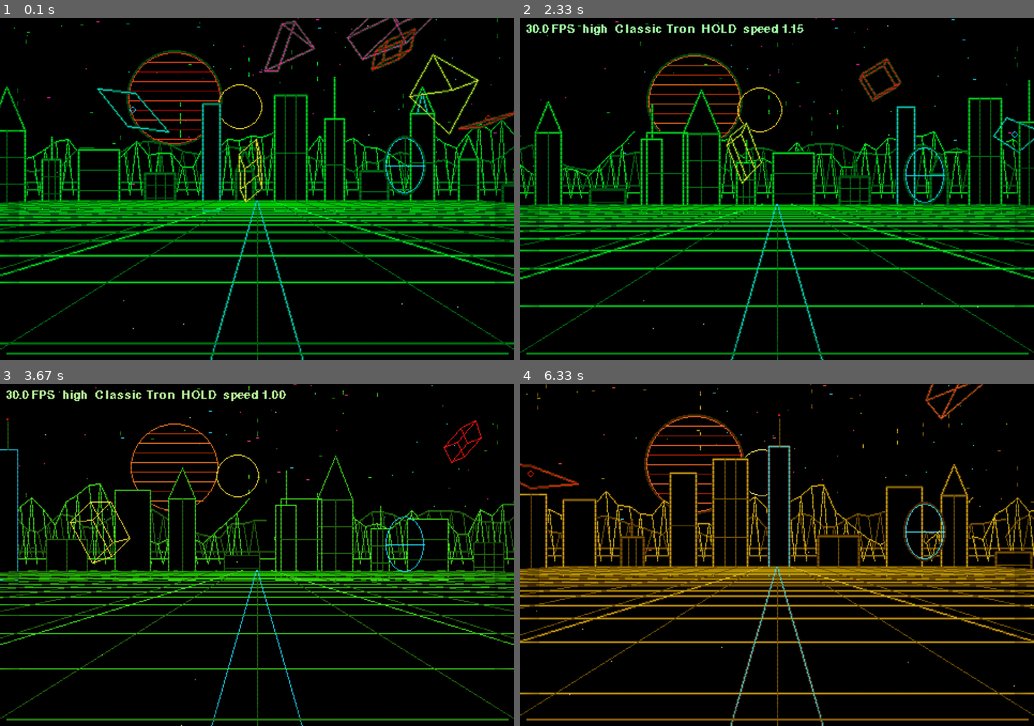
Above: before the commit, frames 1-4 (two rows, left to right).
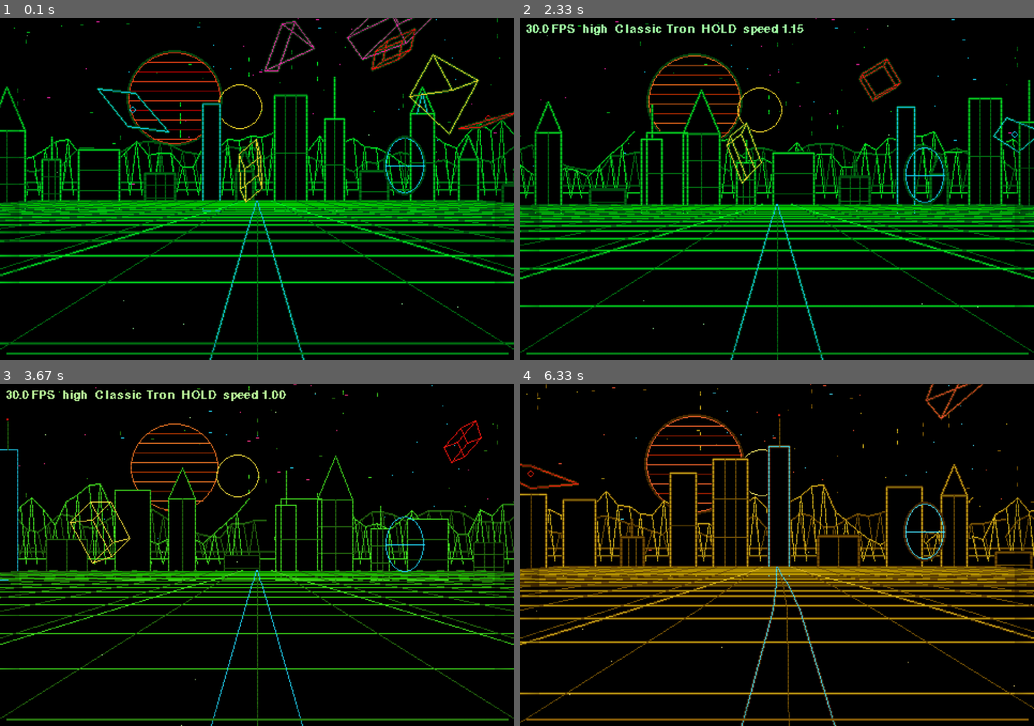
Above: after the commit, the same moments.

Repository: tatosgames/supertronicopygame
Game: pygame game, started from main.py
The game is run twice, just before and just after one commit, with the same random seed, the same clock (stepped at 60 frames per second) and the same inputs.
Inputs:
- Up to frame 1 (0.1 s): no input
- Up to frame 2 (2.33 s): hold Up 0.33-0.8 s; hold D 0.33-0.8 s; tap one key every 0.33 s from 0.83 s: Space F C V Right
- Up to frame 3 (3.67 s): tap G at 2.5 s; tap Down at 2.83 s
- Up to frame 4 (6.33 s): tap Up at 3.67 s; tap Left at 4 s; hold S 4.83-5.3 s; hold D 5.33-5.97 s; tap F at 5.4, 5.7, 6.07 s; tap G at 5.48 s; hold S from 6 s (still down); tap V at 6.15 s

The runs differ from the first frame. In frame 1, 1.3% of the frame differs, in the area x 0-100%, y 53-100%; in frame 2, 1.3%; in frame 3, 1.2%; in frame 4, 4.7%.

Commit message:
Add curved grid motion and visual distortion

Diff:
--- a/app.py
+++ b/app.py
@@ -6,7 +6,7 @@
 from microphone import Microphone
 from renderers.actors import DroneRenderer, PortalRenderer
 from renderers.background import BackgroundRenderer
-from renderers.core import LineBatch, Projection, blend_palette, smoothstep
+from renderers.core import LineBatch, Projection, VectorDistortion, blend_palette, smoothstep
 from renderers.effects import FXRenderer
 from renderers.landscape import CityRenderer, GridRenderer, SunRenderer, TerrainRenderer
 
@@ -22,10 +22,12 @@
         self.window = pygame.display.set_mode((config.width * config.scale, config.height * config.scale), flags)
         pygame.mouse.set_visible(False)
         self.surface = pygame.Surface((config.width, config.height)).convert()
+        self.scene_surface = pygame.Surface((config.width, config.height)).convert()
         self.clock = pygame.time.Clock()
         self.font = pygame.font.Font(None, 16)
         self.projection = Projection(config)
         self.batch = LineBatch()
+        self.vector_distortion = VectorDistortion(config)
         self.background = BackgroundRenderer(config)
         self.grid = GridRenderer(config)
         self.terrain = TerrainRenderer(config)
@@ -87,6 +89,8 @@
                 self.config.scanlines = not self.config.scanlines
             elif event.key == pygame.K_g:
                 self.config.glow = not self.config.glow
+            elif event.key == pygame.K_d:
+                self.config.vector_distortion = not self.config.vector_distortion
             elif event.key == pygame.K_c:
                 self.start_palette_transition(self.config.palette_index + 1)
             elif event.key == pygame.K_v:
@@ -104,6 +108,7 @@
 
     def update(self, dt: float) -> None:
         self.microphone.update(dt)
+        self.grid.update(dt)
         self.city.update_transition(dt)
         self.terrain.update_transition(dt)
         features = self.microphone.features
@@ -139,18 +144,23 @@
 
     def draw(self) -> None:
         palette = self.config.palette
-        self.surface.fill(palette.background)
+        scene = self.scene_surface
+        scene.fill(palette.background)
         self.projection.refresh()
         self.batch.clear()
-        self.background.draw(self.surface, self.elapsed)
-        self.sun.draw(self.surface, self.elapsed)
-        self.terrain.draw(self.surface, self.elapsed)
-        self.city.draw(self.surface, self.projection, self.elapsed, self.batch)
-        self.grid.draw(self.surface, self.projection, self.elapsed, self.batch)
-        self.drones.draw(self.surface, self.projection, self.elapsed, self.batch)
-        self.batch.draw(self.surface, self.config.glow, palette.glow, self.config.audio_onset)
-        self.portals.draw(self.surface, self.projection, self.elapsed)
-        self.fx.draw(self.surface, self.elapsed)
+        self.background.draw(scene, self.elapsed)
+        self.sun.draw(scene, self.elapsed)
+        self.terrain.draw(scene, self.elapsed)
+        self.city.draw(scene, self.projection, self.elapsed, self.batch)
+        self.grid.draw(scene, self.projection, self.elapsed, self.batch)
+        self.drones.draw(scene, self.projection, self.elapsed, self.batch)
+        self.batch.draw(scene, self.config.glow, palette.glow, self.config.audio_onset)
+        self.portals.draw(scene, self.projection, self.elapsed)
+        self.fx.draw(scene, self.elapsed)
+        if self.config.vector_distortion and self.config.audio_onset > 0.0:
+            self.vector_distortion.draw(scene, self.surface, palette.background, self.elapsed, self.config.audio_onset)
+        else:
+            self.surface.blit(scene, (0, 0))
         self.draw_vu_meter()
         self.draw_fps()
         pygame.transform.scale(self.surface, self.window.get_size(), self.window)
--- a/cli.py
+++ b/cli.py
@@ -34,6 +34,7 @@
         config.star_count = 46
         config.data_column_count = 10
         config.grid_z_far = 32.0
+        config.grid_curve_segments = 3
     elif config.profile == "minimal":
         config.glow = False
         config.scanlines = False
@@ -44,3 +45,4 @@
         config.star_count = 22
         config.data_column_count = 5
         config.grid_z_far = 26.0
+        config.grid_curve_segments = 3
--- a/config.py
+++ b/config.py
@@ -101,6 +101,8 @@
 
     scanlines: bool = True
     glow: bool = True
+    vector_distortion: bool = False
+    vector_distortion_max_pixels: int = 10
     flicker: bool = True
     show_fps: bool = False
     auto_variation: bool = True
@@ -119,6 +121,10 @@
     grid_z_far: float = 38.0
     # Slower base motion makes bass-driven acceleration easier to perceive.
     grid_scroll_rate: float = 1.9
+    grid_curve_max_pixels: float = 42.0
+    grid_curve_change_interval: float = 9.0
+    grid_curve_response: float = 0.55
+    grid_curve_segments: int = 5
 
     mountain_count: int = 46
     city_count: int = 24
--- a/renderers/core.py
+++ b/renderers/core.py
@@ -1,3 +1,5 @@
+import math
+
 import pygame
 
 from config import Config, Palette
@@ -98,3 +100,40 @@
                     pygame.draw.line(surface, glow_color, a, b, glow_width)
         for a, b, color, _ in self.lines:
             pygame.draw.line(surface, color, a, b, 1)
+
+
+class VectorDistortion:
+    """Apply a bounded, audio-triggered CRT-style warp in fixed-size bands."""
+
+    def __init__(self, config: Config, band_height: int = 20) -> None:
+        self.config = config
+        self.band_height = band_height
+
+    def offsets(self, t: float, audio_pulse: float) -> list[int]:
+        """Return deterministic horizontal offsets, bounded by the configured limit."""
+        amplitude = int(round(self.config.vector_distortion_max_pixels * clamp(audio_pulse, 0.0, 1.0)))
+        band_count = math.ceil(self.config.height / self.band_height)
+        if amplitude == 0:
+            return [0] * band_count
+
+        return [
+            int(round(amplitude * (
+                math.sin(t * 31.0 + band * 1.71)
+                + 0.42 * math.sin(t * 57.0 + band * 0.63)
+            ) / 1.42))
+            for band in range(band_count)
+        ]
+
+    def draw(
+        self,
+        source: pygame.Surface,
+        target: pygame.Surface,
+        background: tuple[int, int, int],
+        t: float,
+        audio_pulse: float,
+    ) -> None:
+        target.fill(background)
+        for band, offset in enumerate(self.offsets(t, audio_pulse)):
+            y = band * self.band_height
+            height = min(self.band_height, self.config.height - y)
+            target.blit(source, (offset, y), pygame.Rect(0, y, self.config.width, height))
--- a/renderers/landscape.py
+++ b/renderers/landscape.py
@@ -5,12 +5,59 @@
 import pygame
 
 from config import Config
-from renderers.core import LineBatch, Point, Projection, blend_color, mix_color
+from renderers.core import LineBatch, Point, Projection, blend_color, clamp, mix_color
 
 
 class GridRenderer:
     def __init__(self, config: Config) -> None:
         self.config = config
+        self._rng = random.Random(config.seed + 808)
+        self.turn_current = 0.0
+        self.turn_target = self._rng.choice((-0.8, -0.55, 0.0, 0.55, 0.8))
+        self._turn_elapsed = 0.0
+        self._next_turn_change = config.grid_curve_change_interval * 0.6
+
+    def update(self, dt: float) -> None:
+        dt = max(0.0, dt)
+        self._turn_elapsed += dt
+        if self._turn_elapsed >= self._next_turn_change:
+            self.turn_target = self._rng.choice((-0.8, -0.55, 0.0, 0.55, 0.8))
+            self._next_turn_change += self.config.grid_curve_change_interval * self._rng.uniform(0.75, 1.25)
+        response = min(1.0, dt * self.config.grid_curve_response)
+        self.turn_current += (self.turn_target - self.turn_current) * response
+
+    def _project_curved(self, projection: Projection, x: float, floor_y: float, z: float) -> Point | None:
+        point = projection.project(x, floor_y, z)
+        if point is None:
+            return None
+        depth = clamp(
+            1.0 - (z - self.config.grid_z_near) / (self.config.grid_z_far - self.config.grid_z_near),
+            0.0,
+            1.0,
+        )
+        offset = int(round(self.turn_current * self.config.grid_curve_max_pixels * depth * depth))
+        return point[0] + offset, point[1]
+
+    def _add_curved_depth_line(
+        self,
+        batch: LineBatch,
+        projection: Projection,
+        x_near: float,
+        x_far: float,
+        floor_y: float,
+        color: tuple[int, int, int],
+        glow: bool,
+    ) -> None:
+        previous: Point | None = None
+        segments = max(1, self.config.grid_curve_segments)
+        for index in range(segments + 1):
+            progress = index / segments
+            z = self.config.grid_z_near + (self.config.grid_z_far - self.config.grid_z_near) * progress
+            x = x_near + (x_far - x_near) * progress
+            point = self._project_curved(projection, x, floor_y, z)
+            if previous is not None:
+                batch.add(previous, point, color, glow=glow)
+            previous = point
 
     def draw(self, surface: pygame.Surface, projection: Projection, t: float, batch: LineBatch) -> None:
         palette = self.config.palette
@@ -23,16 +70,20 @@
         while z <= self.config.grid_z_far:
             fade = 1.0 - (z / self.config.grid_z_far) * 0.75
             color = mix_color(palette.green, int(-70 * (1.0 - fade)))
-            batch.add(projection.project(-self.config.grid_extent_x, floor_y, z), projection.project(self.config.grid_extent_x, floor_y, z), color)
+            batch.add(
+                self._project_curved(projection, -self.config.grid_extent_x, floor_y, z),
+                self._project_curved(projection, self.config.grid_extent_x, floor_y, z),
+                color,
+            )
             z += self.config.grid_spacing_z
         x = -self.config.grid_extent_x
         while x <= self.config.grid_extent_x + 0.01:
-            batch.add(projection.project(x, floor_y, self.config.grid_z_near), projection.project(x, floor_y, self.config.grid_z_far), palette.dim, glow=False)
+            self._add_curved_depth_line(batch, projection, x, x, floor_y, palette.dim, glow=False)
             x += self.config.grid_spacing_x
         for rail_x in (-4.0, 4.0):
-            batch.add(projection.project(rail_x, floor_y, self.config.grid_z_near), projection.project(rail_x * 0.35, floor_y, self.config.grid_z_far), palette.green)
+            self._add_curved_depth_line(batch, projection, rail_x, rail_x * 0.35, floor_y, palette.green, glow=True)
         for stripe_x in (-0.35, 0.35):
-            batch.add(projection.project(stripe_x, floor_y, self.config.grid_z_near), projection.project(stripe_x * 0.25, floor_y, self.config.grid_z_far), palette.cyan)
+            self._add_curved_depth_line(batch, projection, stripe_x, stripe_x * 0.25, floor_y, palette.cyan, glow=True)
 
 
 class TerrainRenderer:
--- a/tests/test_app.py
+++ b/tests/test_app.py
@@ -17,7 +17,7 @@
         self.app.close()
 
     def test_documented_toggle_controls(self) -> None:
-        for key, attribute in ((pygame.K_f, "show_fps"), (pygame.K_s, "scanlines"), (pygame.K_g, "glow"), (pygame.K_v, "auto_variation")):
+        for key, attribute in ((pygame.K_f, "show_fps"), (pygame.K_s, "scanlines"), (pygame.K_g, "glow"), (pygame.K_d, "vector_distortion"), (pygame.K_v, "auto_variation")):
             before = getattr(self.app.config, attribute)
             self.app.handle_event(pygame.event.Event(pygame.KEYDOWN, key=key))
             self.assertEqual(getattr(self.app.config, attribute), not before)
@@ -49,3 +49,10 @@
         self.assertEqual(self.app.surface.get_size(), (480, 320))
         self.app.close()
         self.app.close()
+
+    def test_draws_audio_vector_distortion_headlessly(self) -> None:
+        self.app.config.vector_distortion = True
+        self.app.config.audio_onset = 1.0
+        self.app.elapsed = 1.0
+        self.app.draw()
+        self.assertEqual(self.app.surface.get_size(), (480, 320))
--- /dev/null
+++ b/tests/test_grid.py
@@ -0,0 +1,42 @@
+import unittest
+
+from config import Config
+from renderers.core import LineBatch, Projection
+from renderers.landscape import GridRenderer
+
+
+class GridRendererTests(unittest.TestCase):
+    def setUp(self) -> None:
+        self.config = Config()
+        self.projection = Projection(self.config)
+        self.grid = GridRenderer(self.config)
+
+    def test_curve_displaces_near_points_more_than_far_points(self) -> None:
+        self.grid.turn_current = 1.0
+        floor_y = 1.25
+        near = self.grid._project_curved(self.projection, 0.0, floor_y, self.config.grid_z_near)
+        far = self.grid._project_curved(self.projection, 0.0, floor_y, self.config.grid_z_far)
+        plain_near = self.projection.project(0.0, floor_y, self.config.grid_z_near)
+        plain_far = self.projection.project(0.0, floor_y, self.config.grid_z_far)
+        self.assertIsNotNone(near)
+        self.assertIsNotNone(far)
+        self.assertIsNotNone(plain_near)
+        self.assertIsNotNone(plain_far)
+        self.assertGreater(near[0], plain_near[0])
+        self.assertEqual(far[0], plain_far[0])
+
+    def test_curved_grid_uses_multiple_segments_for_depth_lines(self) -> None:
+        self.config.grid_curve_segments = 3
+        batch = LineBatch()
+        self.grid.draw(None, self.projection, 0.0, batch)
+        expected_depth_lines = int((self.config.grid_extent_x * 2) / self.config.grid_spacing_x) + 1
+        expected_depth_lines += 4
+        self.assertGreaterEqual(len(batch.lines), expected_depth_lines * self.config.grid_curve_segments)
+
+    def test_turn_eases_toward_target(self) -> None:
+        self.grid.turn_current = 0.0
+        self.grid.turn_target = 0.8
+        self.grid._next_turn_change = 999.0
+        self.grid.update(1.0)
+        self.assertGreater(self.grid.turn_current, 0.0)
+        self.assertLess(self.grid.turn_current, self.grid.turn_target)
--- /dev/null
+++ b/tests/test_vector_distortion.py
@@ -0,0 +1,17 @@
+import unittest
+
+from config import Config
+from renderers.core import VectorDistortion
+
+
+class VectorDistortionTests(unittest.TestCase):
+    def test_no_onset_has_no_offsets(self) -> None:
+        distortion = VectorDistortion(Config(height=320))
+        self.assertEqual(distortion.offsets(1.0, 0.0), [0] * 16)
+
+    def test_offsets_are_deterministic_and_bounded(self) -> None:
+        distortion = VectorDistortion(Config(height=320))
+        offsets = distortion.offsets(1.0, 1.0)
+        self.assertEqual(offsets, distortion.offsets(1.0, 1.0))
+        self.assertTrue(all(-10 <= offset <= 10 for offset in offsets))
+        self.assertNotEqual(offsets, distortion.offsets(1.1, 1.0))
Not shown, changed: README.md
